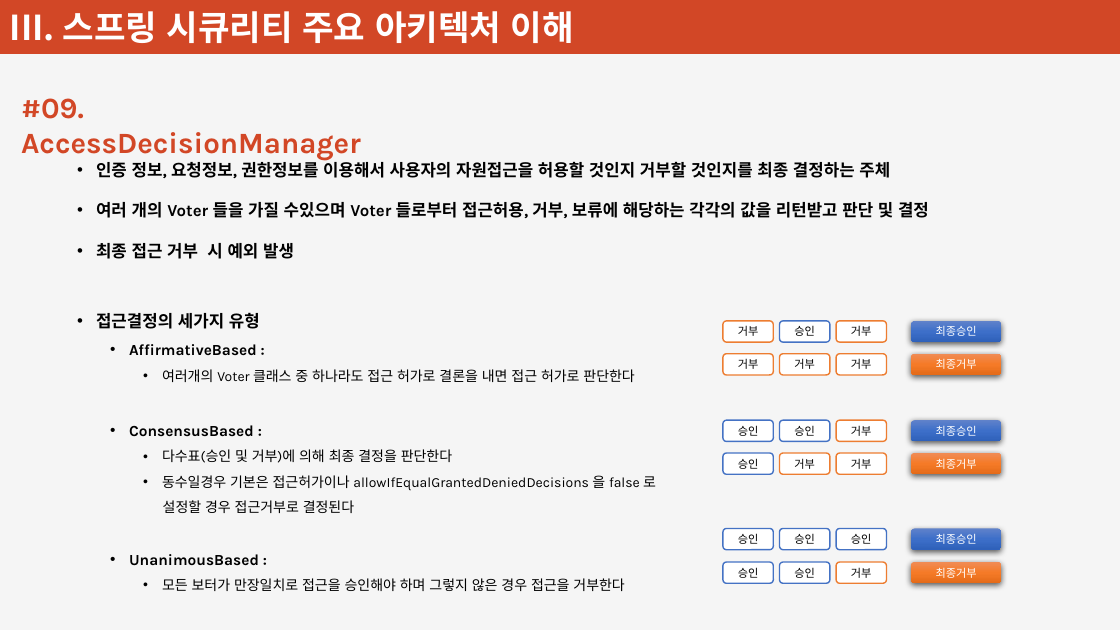
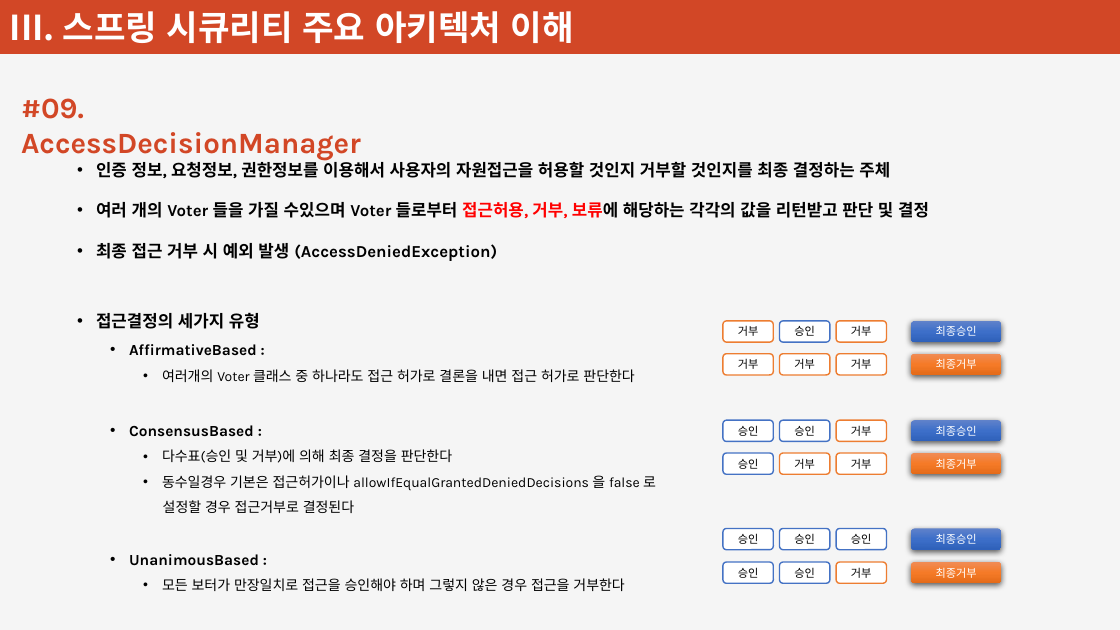
Before and after one commit to plitche/Inflearn_Spring_Security, a slide deck: slide 92 of Document/강의안.pptx. Drawn at 1120x630 pixels with LibreOffice and Linux fonts; fonts in the diff are those of the drawing. Boxes give left, top, right and bottom in pixels: in the first picture for what was removed or moved away, otherwise in the second. Text is boxed around its words. In the diff, an @@ line names an element or a change of style, - is before the commit and + after.

Commit message:
AccessDecisionManager, AccessDecisionVoter

```diff
--- a/Document/강의안.pptx
+++ b/Document/강의안.pptx
@@ text at (96, 202, 929, 218): text colour #000000 to #FF0000 in "접근허용, 거부, 보류에" @@
@@ text at (96, 243, 497, 261): text changed @@
-• 최종 접근 거부 시 예외 발생
+• 최종 접근 거부 시 예외 발생 (AccessDeniedException)
```
Also in this commit, not shown: 1 other slide changed.
